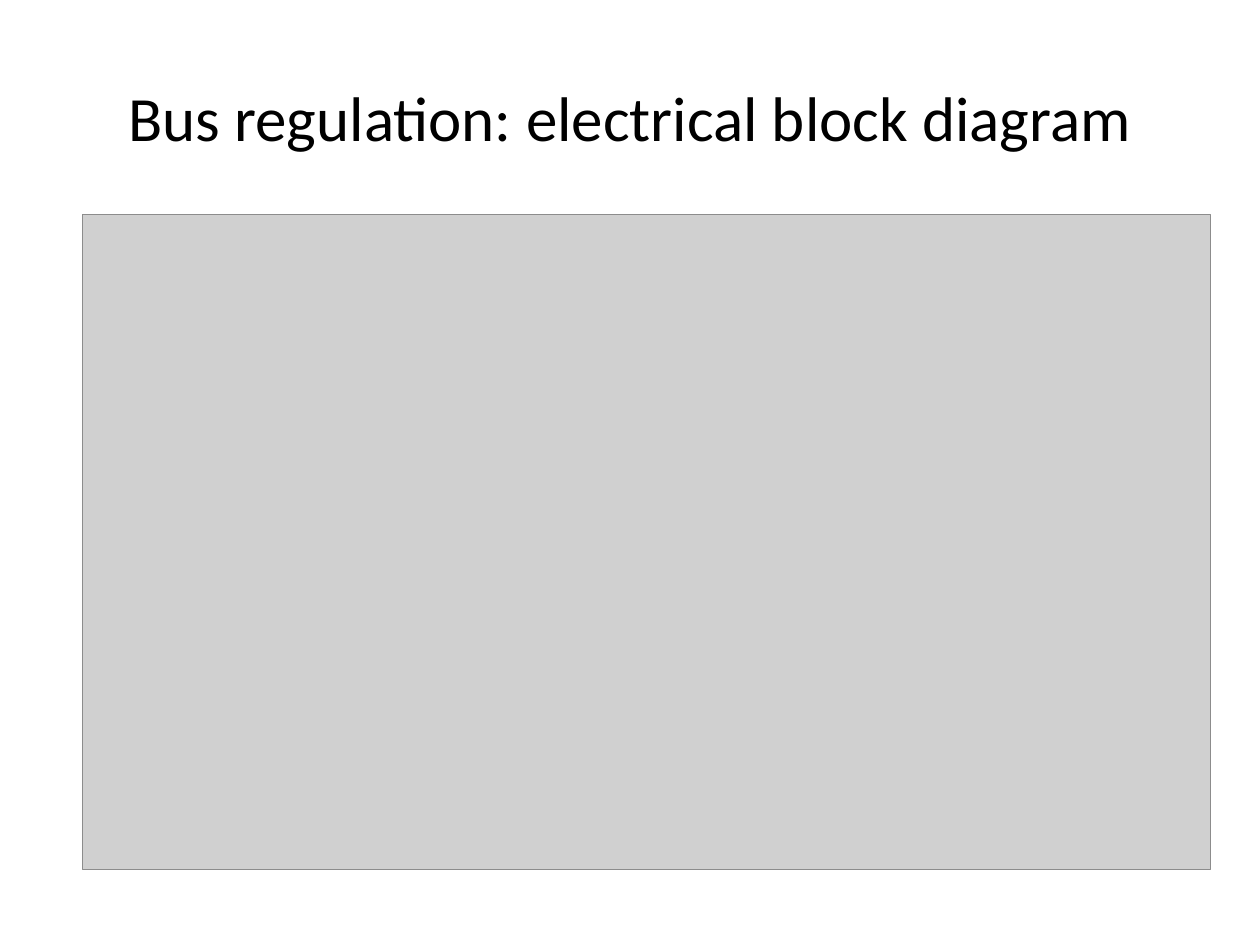
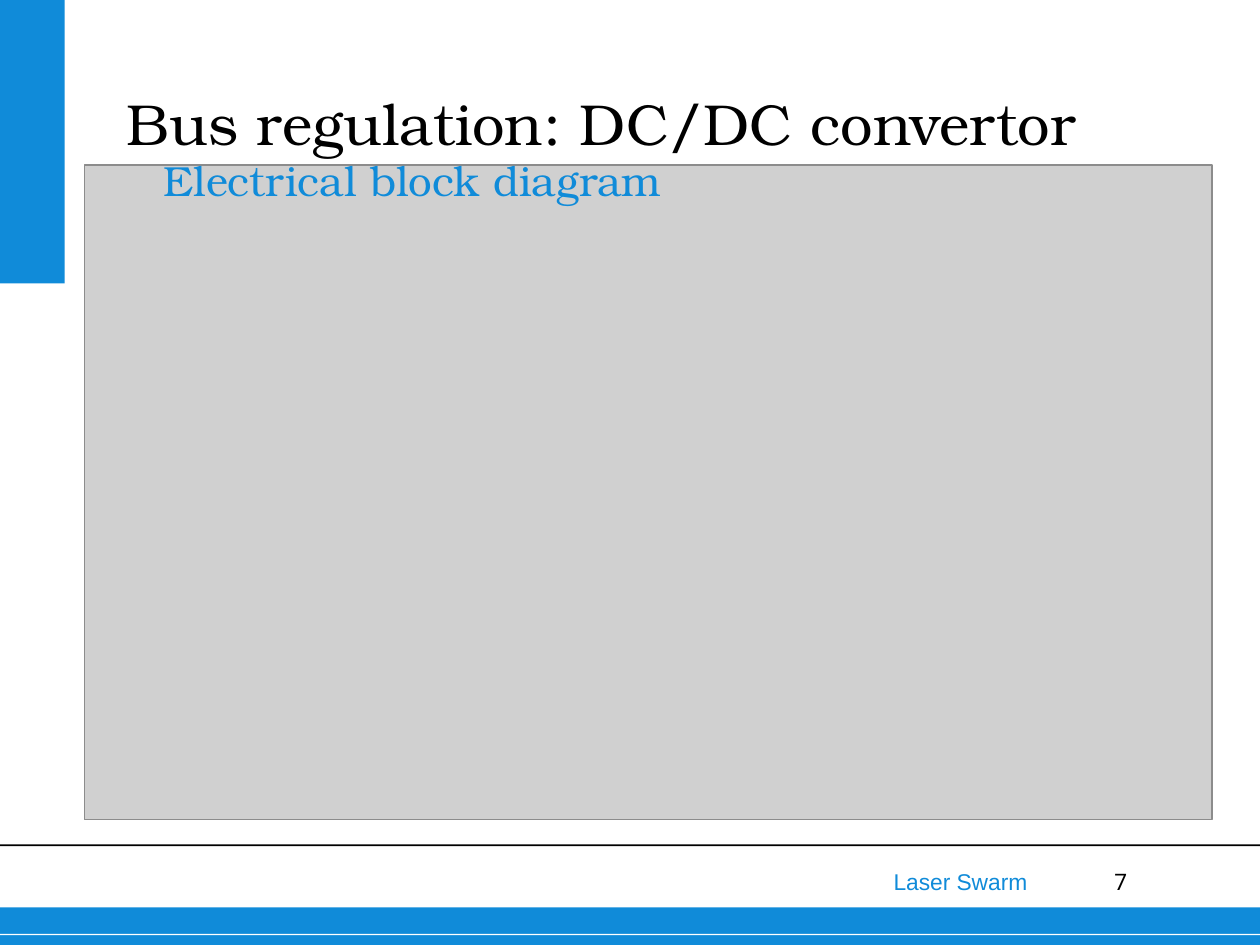
Before and after one commit to thewisenerd/laser-swarm, a slide deck: slide 7 of finalPresentation/subsections/EPS Final Design.ppt. Drawn at 1260x945 pixels with LibreOffice and Linux fonts; fonts in the diff are those of the drawing; grey boxes stand for pictures; background and template pictures are left out. Boxes give left, top, right and bottom in pixels: in the first picture for what was removed or moved away, otherwise in the second. Text is boxed around its words. In the diff, an @@ line names an element or a change of style, - is before the commit and + after.

```diff
--- a/finalPresentation/subsections/EPS Final Design.ppt
+++ b/finalPresentation/subsections/EPS Final Design.ppt
@@ rectangle added at <box>0,0,64,284</box>, fill #108BD9 @@
@@ text added at <box>126,103,1076,159</box>, 33 pt, text #000000 @@
+Bus regulation: DC/DC convertor
@@ picture: place and size @@
-picture at <box>83,214,1211,869</box>
+picture at <box>84,165,1212,820</box>
@@ text at <box>163,156,661,206</box>: text changed; size 36 to 24 pt; font Calibri to TeX Gyre Bonum; text colour #000000 to #108BD9 @@
-Bus regulation: electrical block diagram
+Electrical block diagram
@@ text "Electrical block diagram" at <box>163,156,661,206</box>: vertical alignment middle to top @@
@@ line added from (0, 845) to (1260, 845), #000000 0.99 pt @@
@@ text added at <box>894,874,1028,891</box>, 13 pt, text #108BD9 @@
+Laser Swarm
@@ page number added at <box>1114,873,1127,890</box>, 13 pt, text #000000 @@
+7
@@ rectangle added at <box>0,907,1260,945</box>, fill #108BD9 @@
@@ line added from (0, 935) to (1260, 935), #FFFFFF 0.74 pt @@
```
Also in this commit, not shown: 8 other slides changed.
